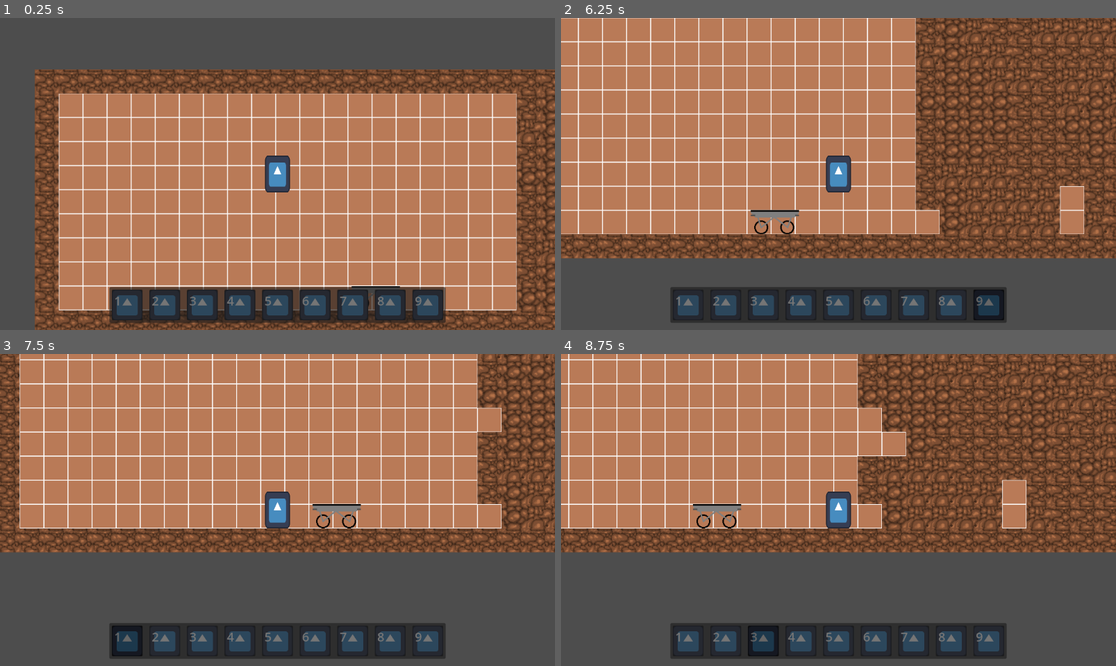
Above: before the commit, frames 1-4 (two rows, left to right).
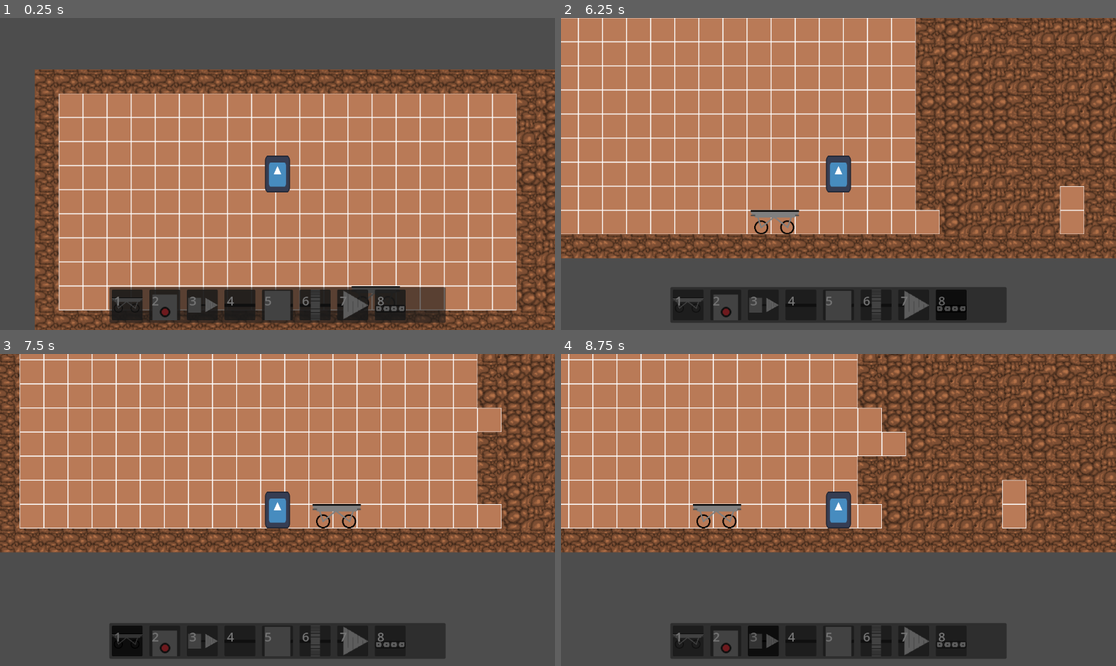
Above: after the commit, the same moments.

Repository: Redmori/Godot-Boring-Game
Game: Godot game, scene res://Scenes/main_scene.tscn
The game is run twice, just before and just after one commit, with the same random seed, the same clock (stepped at 60 frames per second) and the same inputs. The engine's default icon, where the game draws it, is replaced by a stand-in: a white triangle on a blue panel in a dark square.
Inputs (mouse positions are in pixels of both pictures, inside the frame that each line leads up to):
- Up to frame 1 (0.25 s): no input
- Up to frame 2 (6.25 s): tap Enter (ui_accept) at 0.5, 0.77, 1.52, 3.02, 3.77, 4.52, 6.02 s; move the mouse to (888, 248) at 0.52 s; hold 1 (hotkey_1) 0.53-1.28 s; hold Right (ui_right) 0.53-2.03 s; click (888, 248) at 0.67 s; tap 2 (hotkey_2) at 0.8, 1.35 s; move the mouse to (844, 217) at 1.27 s; click (844, 217) at 1.42 s; tap 3 (hotkey_3) at 1.55 s; move the mouse to (710, 155) at 2.02 s; hold Left (ui_left) 2.03-2.78 s; hold 3 (hotkey_3) 2.03-2.78 s; click (710, 155) at 2.17 s; tap 4 (hotkey_4) at 2.3, 2.85 s; move the mouse to (810, 236) at 2.77 s; hold Right (ui_right) 2.78-4.28 s; click (810, 236) at 2.92 s; tap 5 (hotkey_5) at 3.05 s; move the mouse to (1005, 220) at 3.52 s; hold 5 (hotkey_5) 3.53-4.28 s; tap 6 (hotkey_6) at 3.8, 4.35 s; move the mouse to (672, 127) at 4.27 s; hold Left (ui_left) 4.28-5.03 s; tap 7 (hotkey_7) at 4.55 s; move the mouse to (866, 174) at 5.02 s; hold Right (ui_right) 5.03-5.78 s; hold 7 (hotkey_7) 5.03-5.78 s; click (866, 174) at 5.17 s; tap 8 (hotkey_8) at 5.3, 5.85 s; move the mouse to (755, 96) at 5.77 s; hold Left (ui_left) from 5.78 s (still down); tap 9 (hotkey_9) at 6.05 s
- Up to frame 3 (7.5 s): move the mouse to (399, 494) at 6.52 s; hold 9 (hotkey_9) 6.53-7.28 s; tap Enter (ui_accept) at 6.77 s; tap 1 (hotkey_1) at 6.8, 7.35 s; move the mouse to (166, 525) at 7.27 s; release Left (ui_left) at 7.28 s; hold Right (ui_right) from 7.28 s (still down); click (166, 525) at 7.42 s
- Up to frame 4 (8.75 s): keep holding Right (ui_right); tap Enter (ui_accept) at 7.52 s; tap 2 (hotkey_2) at 7.55 s; move the mouse to (894, 441) at 8.02 s; hold 2 (hotkey_2) from 8.03 s (still down); tap 3 (hotkey_3) at 8.3 s

The runs differ from the first frame. In frame 1, 2.8% of the frame differs, in the area x 20-80%, y 87-97%; in frame 2, 3.0%; in frame 3, 2.5%; in frame 4, 2.5%.
Error after the commit: Invalid access of index '8' on a base object of type: 'Array[Item]'. (res://Scripts/building.gd:41)

Commit message:
inventory/hotbar management
Changed inventory and hotbar management to use resources and update the hotbars sprites.

Diff:
--- /dev/null
+++ b/Resources/Items/axle_resource.tres
@@ -0,0 +1,12 @@
+[gd_resource type="Resource" script_class="Item" load_steps=3 format=3 uid="uid://bqiakegl05qgk"]
+
+[ext_resource type="Texture2D" uid="uid://by8syun4yj7uc" path="res://Sprites/Axle.png" id="1_t4dlv"]
+[ext_resource type="Script" path="res://Resources/item.gd" id="1_wg2ei"]
+
+[resource]
+script = ExtResource("1_wg2ei")
+name = "Axle"
+amount = 1
+building_mode = Array[int]([3])
+scene = "res://Scenes/Buildings/axle.tscn"
+icon = ExtResource("1_t4dlv")
--- /dev/null
+++ b/Resources/Items/bore_resource.tres
@@ -0,0 +1,12 @@
+[gd_resource type="Resource" script_class="Item" load_steps=3 format=3 uid="uid://cakfer36kj7rx"]
+
+[ext_resource type="Texture2D" uid="uid://btpuh5w4hg8v3" path="res://Sprites/Drillhead.png" id="1_2wyv4"]
+[ext_resource type="Script" path="res://Resources/item.gd" id="1_vwas2"]
+
+[resource]
+script = ExtResource("1_vwas2")
+name = "Bore"
+amount = 1
+building_mode = Array[int]([3])
+scene = "res://Scenes/Buildings/bore.tscn"
+icon = ExtResource("1_2wyv4")
--- /dev/null
+++ b/Resources/Items/cart_resource.tres
@@ -0,0 +1,12 @@
+[gd_resource type="Resource" script_class="Item" load_steps=3 format=3 uid="uid://di86dycolsgrc"]
+
+[ext_resource type="Texture2D" uid="uid://0amk8gatvwnx" path="res://Sprites/Cart.png" id="1_oexuc"]
+[ext_resource type="Script" path="res://Resources/item.gd" id="1_qdxpy"]
+
+[resource]
+script = ExtResource("1_qdxpy")
+name = "Cart"
+amount = 1
+building_mode = Array[int]([1])
+scene = "res://Scenes/Buildings/cart.tscn"
+icon = ExtResource("1_oexuc")
--- /dev/null
+++ b/Resources/Items/cog_resource.tres
@@ -0,0 +1,12 @@
+[gd_resource type="Resource" script_class="Item" load_steps=3 format=3 uid="uid://sxd8d0pbc8hx"]
+
+[ext_resource type="Script" path="res://Resources/item.gd" id="1_falu8"]
+[ext_resource type="Texture2D" uid="uid://b4to0wpyeube6" path="res://Sprites/Cog.png" id="1_k3s2s"]
+
+[resource]
+script = ExtResource("1_falu8")
+name = "Cog"
+amount = 1
+building_mode = Array[int]([3, 4])
+scene = "res://Scenes/Buildings/cog.tscn"
+icon = ExtResource("1_k3s2s")
--- /dev/null
+++ b/Resources/Items/conveyor_resource.tres
@@ -0,0 +1,12 @@
+[gd_resource type="Resource" script_class="Item" load_steps=3 format=3 uid="uid://bhsjoj00kd6kb"]
+
+[ext_resource type="Texture2D" uid="uid://dddee2bkw0cog" path="res://Sprites/Conveyor.png" id="1_k66aw"]
+[ext_resource type="Script" path="res://Resources/item.gd" id="1_rveia"]
+
+[resource]
+script = ExtResource("1_rveia")
+name = "Conveyor"
+amount = 1
+building_mode = Array[int]([5])
+scene = "res://Scenes/Buildings/conveyor.tscn"
+icon = ExtResource("1_k66aw")
--- /dev/null
+++ b/Resources/Items/drill_resource.tres
@@ -0,0 +1,12 @@
+[gd_resource type="Resource" script_class="Item" load_steps=3 format=3 uid="uid://dd7241lagikjr"]
+
+[ext_resource type="Texture2D" uid="uid://bpummg0kfo2yf" path="res://Sprites/Drill.png" id="1_s6rlj"]
+[ext_resource type="Script" path="res://Resources/item.gd" id="1_x3oqs"]
+
+[resource]
+script = ExtResource("1_x3oqs")
+name = "Drill"
+amount = 1
+building_mode = Array[int]([2])
+scene = "res://Scenes/Buildings/drill.tscn"
+icon = ExtResource("1_s6rlj")
--- /dev/null
+++ b/Resources/Items/machine_resource.tres
@@ -0,0 +1,12 @@
+[gd_resource type="Resource" script_class="Item" load_steps=3 format=3 uid="uid://b0vhh7rgdsl1g"]
+
+[ext_resource type="Texture2D" uid="uid://8854eaja5iko" path="res://Sprites/Furnace.png" id="1_qksxk"]
+[ext_resource type="Script" path="res://Resources/item.gd" id="1_rbf4d"]
+
+[resource]
+script = ExtResource("1_rbf4d")
+name = "Machine"
+amount = 1
+building_mode = Array[int]([2])
+scene = "res://Scenes/Buildings/machine.tscn"
+icon = ExtResource("1_qksxk")
--- /dev/null
+++ b/Resources/Items/motor_resource.tres
@@ -0,0 +1,12 @@
+[gd_resource type="Resource" script_class="Item" load_steps=3 format=3 uid="uid://cgango57hnn8d"]
+
+[ext_resource type="Script" path="res://Resources/item.gd" id="1_54uyp"]
+[ext_resource type="Texture2D" uid="uid://6tc7v3unvpng" path="res://Sprites/Motor.png" id="1_ct0h0"]
+
+[resource]
+script = ExtResource("1_54uyp")
+name = "Motor"
+amount = 1
+building_mode = Array[int]([2])
+scene = "res://Scenes/Buildings/motor.tscn"
+icon = ExtResource("1_ct0h0")
--- /dev/null
+++ b/Resources/item.gd
@@ -0,0 +1,8 @@
+class_name Item
+extends Resource
+
+@export var name : String
+@export var amount : int
+@export var building_mode : Array[int]
+@export var scene : String
+@export var icon : CompressedTexture2D
--- a/Scenes/Buildings/bore.tscn
+++ b/Scenes/Buildings/bore.tscn
@@ -3,6 +3,21 @@
 [ext_resource type="Texture2D" uid="uid://nxwrye71ycty" path="res://Sprites/drill_animation.png" id="1_jveoe"]
 [ext_resource type="PackedScene" uid="uid://b1y12tt801gv2" path="res://Scenes/drill_head.tscn" id="2_trh24"]
 [ext_resource type="PackedScene" uid="uid://cvfcuf02qh1y3" path="res://Scenes/blockage.tscn" id="3_dk016"]
+
+[sub_resource type="Animation" id="Animation_4fhco"]
+length = 0.001
+tracks/0/type = "value"
+tracks/0/imported = false
+tracks/0/enabled = true
+tracks/0/path = NodePath("Sprite2D:frame")
+tracks/0/interp = 1
+tracks/0/loop_wrap = true
+tracks/0/keys = {
+"times": PackedFloat32Array(0),
+"transitions": PackedFloat32Array(1),
+"update": 1,
+"values": [0]
+}
 
 [sub_resource type="Animation" id="Animation_a4hhh"]
 resource_name = "drill_animation"
@@ -19,21 +34,6 @@
 "transitions": PackedFloat32Array(1, 1, 1, 1, 1, 1, 1, 1),
 "update": 1,
 "values": [0, 1, 2, 3, 4, 5, 6, 7]
-}
-
-[sub_resource type="Animation" id="Animation_4fhco"]
-length = 0.001
-tracks/0/type = "value"
-tracks/0/imported = false
-tracks/0/enabled = true
-tracks/0/path = NodePath("Sprite2D:frame")
-tracks/0/interp = 1
-tracks/0/loop_wrap = true
-tracks/0/keys = {
-"times": PackedFloat32Array(0),
-"transitions": PackedFloat32Array(1),
-"update": 1,
-"values": [0]
 }
 
 [sub_resource type="AnimationLibrary" id="AnimationLibrary_veh61"]
--- a/Scenes/UI/hotbar_key.tscn
+++ b/Scenes/UI/hotbar_key.tscn
@@ -2,7 +2,7 @@
 
 [ext_resource type="Texture2D" uid="uid://ckmf4w1uxmj1n" path="res://Sprites/icon.svg" id="1_apirg"]
 [ext_resource type="Script" path="res://Scripts/hotbar_key.gd" id="1_pacwr"]
-[ext_resource type="ButtonGroup" uid="uid://cy7f520qj1gr8" path="res://hotbar_button_group.tres" id="3_2e446"]
+[ext_resource type="ButtonGroup" uid="uid://cy7f520qj1gr8" path="res://Resources/hotbar_button_group.tres" id="3_ioj0w"]
 
 [node name="Hotbar Key" type="MarginContainer"]
 theme_override_constants/margin_left = 5
@@ -37,6 +37,6 @@
 layout_mode = 2
 toggle_mode = true
 keep_pressed_outside = true
-button_group = ExtResource("3_2e446")
+button_group = ExtResource("3_ioj0w")
 
 [connection signal="pressed" from="PanelContainer/Button" to="." method="_on_button_pressed"]
--- a/Scenes/main_scene.tscn
+++ b/Scenes/main_scene.tscn
@@ -69,30 +69,39 @@
 layout_mode = 2
 
 [node name="Hotbar Key" parent="UI/Hotbar/Hotbar split" instance=ExtResource("7_nurg7")]
+visible = false
 layout_mode = 2
 
 [node name="Hotbar Key2" parent="UI/Hotbar/Hotbar split" instance=ExtResource("7_nurg7")]
+visible = false
 layout_mode = 2
 
 [node name="Hotbar Key3" parent="UI/Hotbar/Hotbar split" instance=ExtResource("7_nurg7")]
+visible = false
 layout_mode = 2
 
 [node name="Hotbar Key4" parent="UI/Hotbar/Hotbar split" instance=ExtResource("7_nurg7")]
+visible = false
 layout_mode = 2
 
 [node name="Hotbar Key5" parent="UI/Hotbar/Hotbar split" instance=ExtResource("7_nurg7")]
+visible = false
 layout_mode = 2
 
 [node name="Hotbar Key6" parent="UI/Hotbar/Hotbar split" instance=ExtResource("7_nurg7")]
+visible = false
 layout_mode = 2
 
 [node name="Hotbar Key7" parent="UI/Hotbar/Hotbar split" instance=ExtResource("7_nurg7")]
+visible = false
 layout_mode = 2
 
 [node name="Hotbar Key8" parent="UI/Hotbar/Hotbar split" instance=ExtResource("7_nurg7")]
+visible = false
 layout_mode = 2
 
 [node name="Hotbar Key9" parent="UI/Hotbar/Hotbar split" instance=ExtResource("7_nurg7")]
+visible = false
 layout_mode = 2
 
 [connection signal="body_entered" from="player/BlockCuller" to="player/BlockCuller" method="_on_body_entered"]
--- a/Scenes/player.tscn
+++ b/Scenes/player.tscn
@@ -1,9 +1,17 @@
-[gd_scene load_steps=7 format=3 uid="uid://nbgiv5yrh41s"]
+[gd_scene load_steps=15 format=3 uid="uid://nbgiv5yrh41s"]
 
 [ext_resource type="Script" path="res://Scripts/player.gd" id="1_as5aw"]
 [ext_resource type="Texture2D" uid="uid://ckmf4w1uxmj1n" path="res://Sprites/icon.svg" id="2_5m0vo"]
 [ext_resource type="Script" path="res://Scripts/building.gd" id="3_7htir"]
-[ext_resource type="ButtonGroup" uid="uid://cy7f520qj1gr8" path="res://hotbar_button_group.tres" id="4_etfcw"]
+[ext_resource type="Resource" uid="uid://di86dycolsgrc" path="res://Resources/Items/cart_resource.tres" id="4_6jhsk"]
+[ext_resource type="ButtonGroup" uid="uid://cy7f520qj1gr8" path="res://Resources/hotbar_button_group.tres" id="4_jhwua"]
+[ext_resource type="Resource" uid="uid://b0vhh7rgdsl1g" path="res://Resources/Items/machine_resource.tres" id="5_e782c"]
+[ext_resource type="Resource" uid="uid://dd7241lagikjr" path="res://Resources/Items/drill_resource.tres" id="6_dm8av"]
+[ext_resource type="Resource" uid="uid://bqiakegl05qgk" path="res://Resources/Items/axle_resource.tres" id="7_kl5og"]
+[ext_resource type="Resource" uid="uid://cgango57hnn8d" path="res://Resources/Items/motor_resource.tres" id="8_js37j"]
+[ext_resource type="Resource" uid="uid://sxd8d0pbc8hx" path="res://Resources/Items/cog_resource.tres" id="9_bij7e"]
+[ext_resource type="Resource" uid="uid://cakfer36kj7rx" path="res://Resources/Items/bore_resource.tres" id="10_u8m2x"]
+[ext_resource type="Resource" uid="uid://bhsjoj00kd6kb" path="res://Resources/Items/conveyor_resource.tres" id="11_6w3j7"]
 
 [sub_resource type="RectangleShape2D" id="RectangleShape2D_xvsoo"]
 size = Vector2(50, 77)
@@ -25,7 +33,8 @@
 
 [node name="BuildingRange" type="Area2D" parent="."]
 script = ExtResource("3_7htir")
-hotbar = ExtResource("4_etfcw")
+inventory = Array[Resource("res://Resources/item.gd")]([ExtResource("4_6jhsk"), ExtResource("5_e782c"), ExtResource("6_dm8av"), ExtResource("7_kl5og"), ExtResource("8_js37j"), ExtResource("9_bij7e"), ExtResource("10_u8m2x"), ExtResource("11_6w3j7")])
+hotbar = ExtResource("4_jhwua")
 
 [node name="CollisionShape2D" type="CollisionShape2D" parent="BuildingRange"]
 shape = SubResource("CircleShape2D_hdjce")
--- a/Scripts/building.gd
+++ b/Scripts/building.gd
@@ -3,6 +3,8 @@
 var nearby_building_spots : Array[Area2D]
 var building_mode = [0]
 var building_object
+
+@export var inventory : Array[Item]
 
 @onready var train = get_parent().get_parent().get_node("Train") #TEMP stupid way to get train for adding drills, find a better way
 #@onready var hotbar = get_parent().get_parent().get_node("UI").get_node("Hotbar")
@@ -13,77 +15,38 @@
 		var button = hotbar.get_buttons()[index]
 		button.pressed.connect(func(): hotbar_pressed(index))
 		button.get_parent().get_node("MarginContainer").get_node("KeyLabel").set_text(str(index+1))
+		print(index, " / " , inventory.size())
+		if index <= inventory.size()-1:
+			button.get_parent().get_node("TextureRect").texture = inventory[index].icon
+			button.get_parent().get_parent().visible = true
 
 func hotbar_pressed(index):
-	index += 1
-	hotbar_building_mode(index)
+	change_building_mode(inventory[index].building_mode)
+	building_object = inventory[index].scene
 
 
 func _input(event : InputEvent):
-	if(event.is_action_pressed("hotkey_1")):
-		hotbar.get_buttons()[0].button_pressed = true
-		hotbar_building_mode(1)
-	if(event.is_action_pressed("hotkey_2")):
-		hotbar.get_buttons()[1].button_pressed = true
-		hotbar_building_mode(2)
-	if(event.is_action_pressed("hotkey_3")):
-		hotbar.get_buttons()[2].button_pressed = true
-		hotbar_building_mode(3)
-	if(event.is_action_pressed("hotkey_4")):
-		hotbar.get_buttons()[3].button_pressed = true
-		hotbar_building_mode(4)
-	if(event.is_action_pressed("hotkey_5")):
-		hotbar.get_buttons()[4].button_pressed = true
-		hotbar_building_mode(5)
-	if(event.is_action_pressed("hotkey_6")):
-		hotbar.get_buttons()[5].button_pressed = true
-		hotbar_building_mode(6)
-	if(event.is_action_pressed("hotkey_7")):
-		hotbar.get_buttons()[6].button_pressed = true
-		hotbar_building_mode(7)
-	if(event.is_action_pressed("hotkey_8")):
-		hotbar.get_buttons()[7].button_pressed = true
-		hotbar_building_mode(8)
-	if(event.is_action_pressed("hotkey_9")):
-		hotbar.get_buttons()[8].button_pressed = true
-		hotbar_building_mode(9)
+	var index = -1
+	for i in range(9):
+		if event.is_action_pressed("hotkey_" + str(i + 1)):
+			index = i
+			break
+
 	if(event.is_action_pressed("ui_cancel")):
 		change_building_mode([0])
 		if hotbar.get_pressed_button():
 			hotbar.get_pressed_button().button_pressed = false
+
+	if index != -1:
+		change_building_mode(inventory[index].building_mode)
+		building_object = inventory[index].scene
+		hotbar.get_buttons()[index].button_pressed = true
+
 	if event is InputEventMouseButton and event.is_pressed():
 		if(nearby_building_spots.size() > 0):
 			for spot in nearby_building_spots:
 				if(spot.mouse_hover and not spot.blocked):
 					build_on_spot(spot, building_object)
-
-func hotbar_building_mode(mode):
-	match mode:
-		1:
-			change_building_mode([1])
-			building_object = "res://Scenes/Buildings/cart.tscn"
-		2:
-			change_building_mode([2])
-			building_object = "res://Scenes/Buildings/machine.tscn"
-		3:
-			change_building_mode([2])
-			building_object = "res://Scenes/Buildings/drill.tscn"
-		4:
-			change_building_mode([3])
-			building_object = "res://Scenes/Buildings/axle.tscn"
-		5:
-			change_building_mode([2])
-			building_object = "res://Scenes/Buildings/motor.tscn"
-		6:
-			change_building_mode([3,4]) #TODO need multiple building modes for cog? (needs to be able to connect vertically to other cogs but also horizontally to axis
-			building_object = "res://Scenes/Buildings/cog.tscn"
-		7:
-			change_building_mode([3])
-			building_object = "res://Scenes/Buildings/bore.tscn"
-		8:
-			change_building_mode([5])
-			building_object = "res://Scenes/Buildings/conveyor.tscn"
-
 
 func change_building_mode(mode):
 	building_mode = mode
Renamed: hotbar_button_group.tres -> Resources/hotbar_button_group.tres
